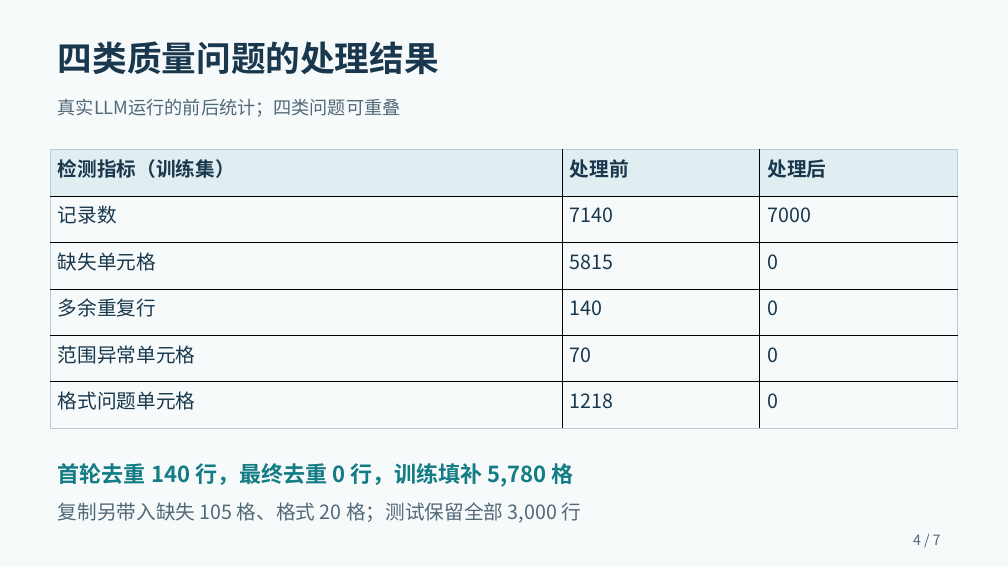
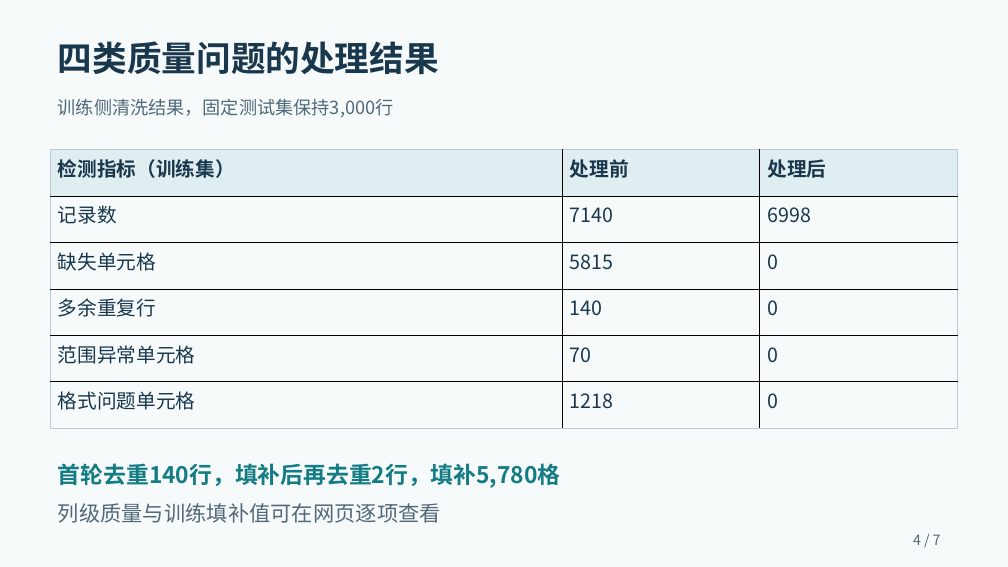
Before and after one commit to 2026-XJTU-UG-DM-Assignment-10/data_agent_course, a slide deck: slide 4 of docs/presentation.pptx. Drawn at 1008x567 pixels with LibreOffice and Linux fonts; fonts in the diff are those of the drawing. Boxes give left, top, right and bottom in pixels: in the first picture for what was removed or moved away, otherwise in the second. Text is boxed around its words. In the diff, an @@ line names an element or a change of style, - is before the commit and + after.

```diff
--- a/docs/presentation.pptx
+++ b/docs/presentation.pptx
@@ text at (58,98,394,117): text changed @@
-真实LLM运行的前后统计；四类问题可重叠
+训练侧清洗结果，固定测试集保持3,000行
@@ table at (51,150,957,429) @@
-row 2, column 3: 7000
+row 2, column 3: 6998
@@ text at (58,463,561,488): text changed; size 21 to 21.8 pt @@
-首轮去重 140 行，最终去重 0 行，训练填补 5,780 格
+首轮去重140行，填补后再去重2行，填补5,780格
@@ text at (58,503,441,523): text changed; size 18.8 to 20.2 pt @@
-复制另带入缺失 105 格、格式 20 格；测试保留全部 3,000 行
+列级质量与训练填补值可在网页逐项查看
```
Also in this commit, not shown: 6 other slides changed, 19 other files.
